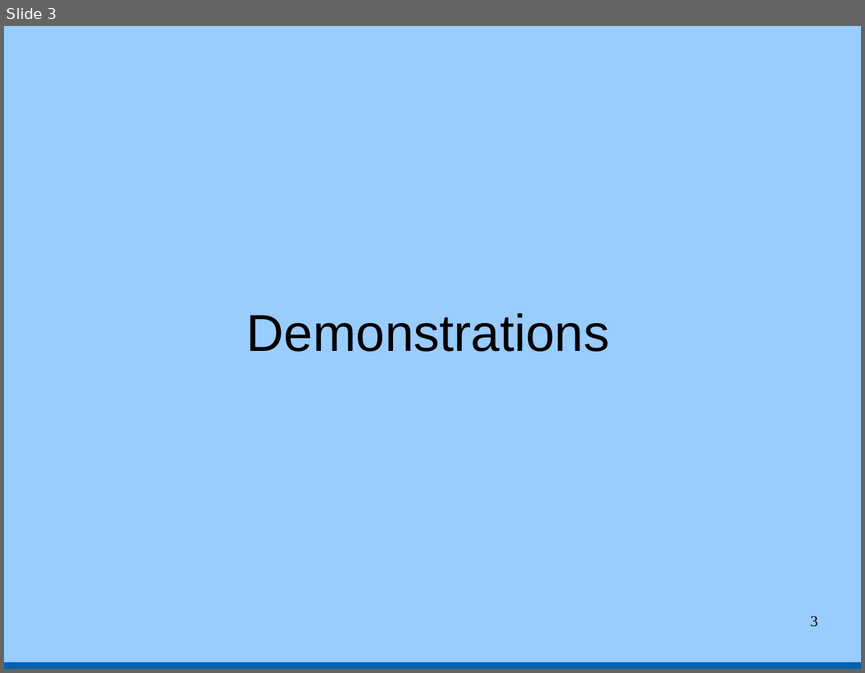
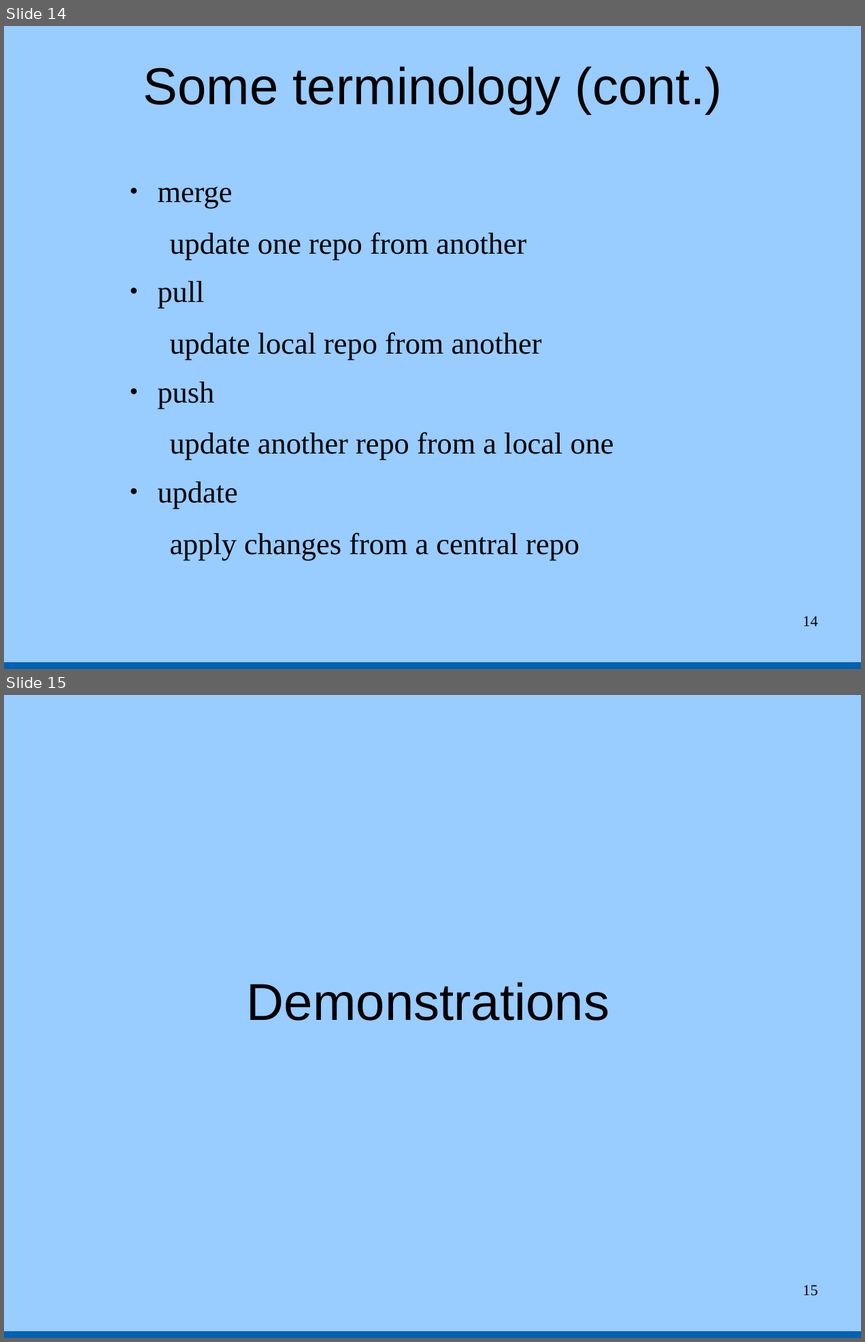
Before and after one commit to tbrowder/nwflug, a slide deck: NWFLUG/mtg-2015-07-06/version-control.odp. Shown one above the other, each under a label of ours: slide 3 before the commit, slides 14 and 15 after it. The pictures are 865x673 and 865x1342 pixels, drawn with LibreOffice and Linux fonts; fonts in the diff are those of the drawing. Boxes give left, top, right and bottom in pixels: in the first picture for what was removed or moved away, otherwise in the second. Text is boxed around its words. In the diff, an @@ line names an element or a change of style, - is before the commit and + after.

```diff
--- a/NWFLUG/mtg-2015-07-06/version-control.odp
+++ b/NWFLUG/mtg-2015-07-06/version-control.odp
@@ slide 14 added at (4, 26, 861, 669), background #99CCFF; not listed: 1 template element that a slide beside it also shows @@
@@ title added at (143, 66, 722, 114), 48 pt, text #000000 @@
+Some terminology (cont.)
@@ text added at (158, 186, 614, 560), 28 pt, text #000000 @@
+● merge
+  update one repo from another
+● pull
+  update local repo from another
+● push
+  update another repo from a local one
+● update
+  apply changes from a central repo
@@ page number added at (802, 616, 817, 626), 14 pt, text #000000 @@
+14
@@ what was slide 3 is now slide 15 @@
@@ page number at (802, 1285, 817, 1296): text changed @@
-3
+15
```
Also in this commit, not shown: 1 slide changed, 12 other slides added.
